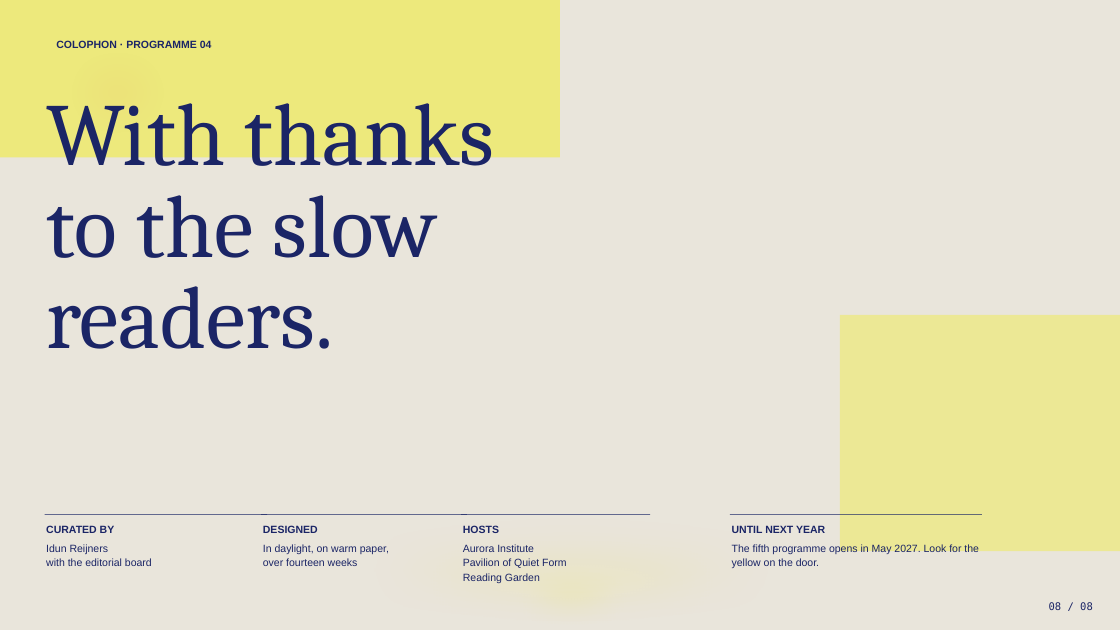
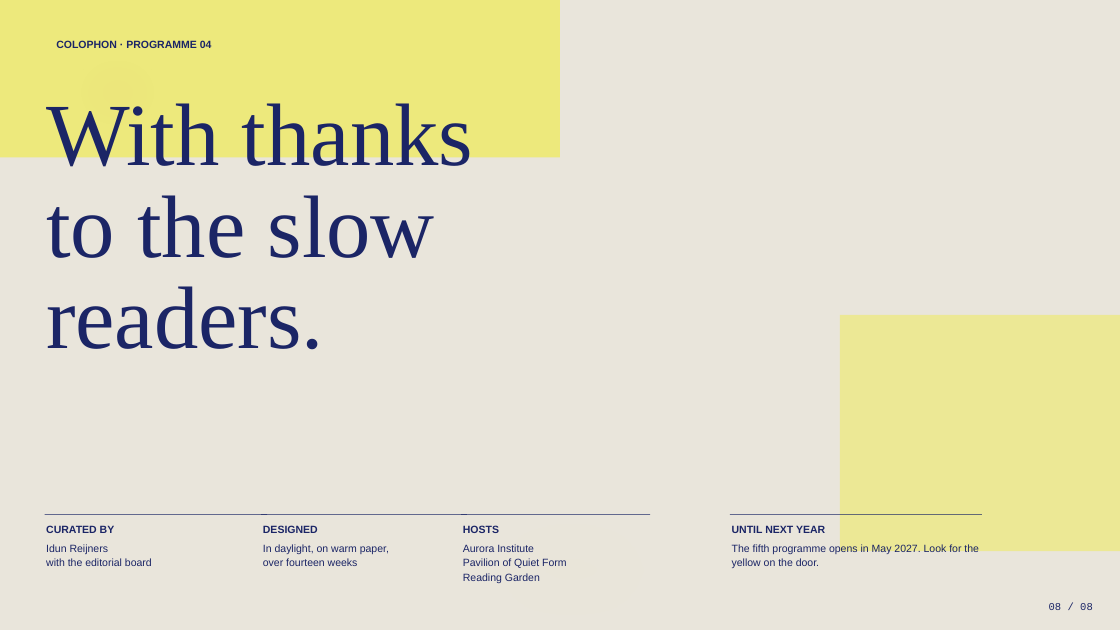
Before and after one commit to hustcer/pptx-nova, a slide deck: slide 8 of assets/examples/biennale-yellow/deck.pptx. Drawn at 1120x630 pixels with LibreOffice and Linux fonts; fonts in the diff are those of the drawing. Boxes give left, top, right and bottom in pixels: in the first picture for what was removed or moved away, otherwise in the second. Text is boxed around its words. In the diff, an @@ line names an element or a change of style, - is before the commit and + after.

Commit message:
fix(deckkit): repair biennale yellow layout
- Replace remote-only typography with PowerPoint-safe system fonts and update catalog metadata to match.
- Rebalance biennale-yellow page geometry for cover, manifesto, programme, chapter, data, quote, and calendar slides to avoid PowerPoint wrapping and overlap.
- Reduce heavy soft-edge bloom treatments so native PowerPoint previews stay closer to the HTML reference without obscuring content.
- Regenerate the biennale-yellow example deck, contact sheet, summary, and manifest artifacts from the updated DeckKit.
- Add normAutofit regression coverage for bare shrink-to-fit text boxes used by PowerPoint-generated DeckKit output.
- Verify the regenerated example with just deckkit-examples check -d biennale-yellow and PowerPoint snapshot review.

```diff
--- a/assets/examples/biennale-yellow/deck.pptx
+++ b/assets/examples/biennale-yellow/deck.pptx
@@ ellipse at [17, 25, 218, 160]: fill #E26B4A at 12% opacity to #E26B4A at 6% opacity @@
@@ text "With thanks" at [46, 103, 473, 350]: font Cambria to Times New Roman @@
@@ ellipse at [265, 508, 878, 630]: fill #F0DA7C at 16% opacity to #F8F39B at 16% opacity @@
@@ ellipse removed at [339, 533, 805, 630] @@
@@ ellipse removed at [436, 565, 706, 630] @@
@@ text "08 / 08" at [1049, 603, 1093, 610]: font DejaVu Sans Mono to Courier New @@
```
Also in this commit, not shown: 7 other slides changed, 6 other files.
